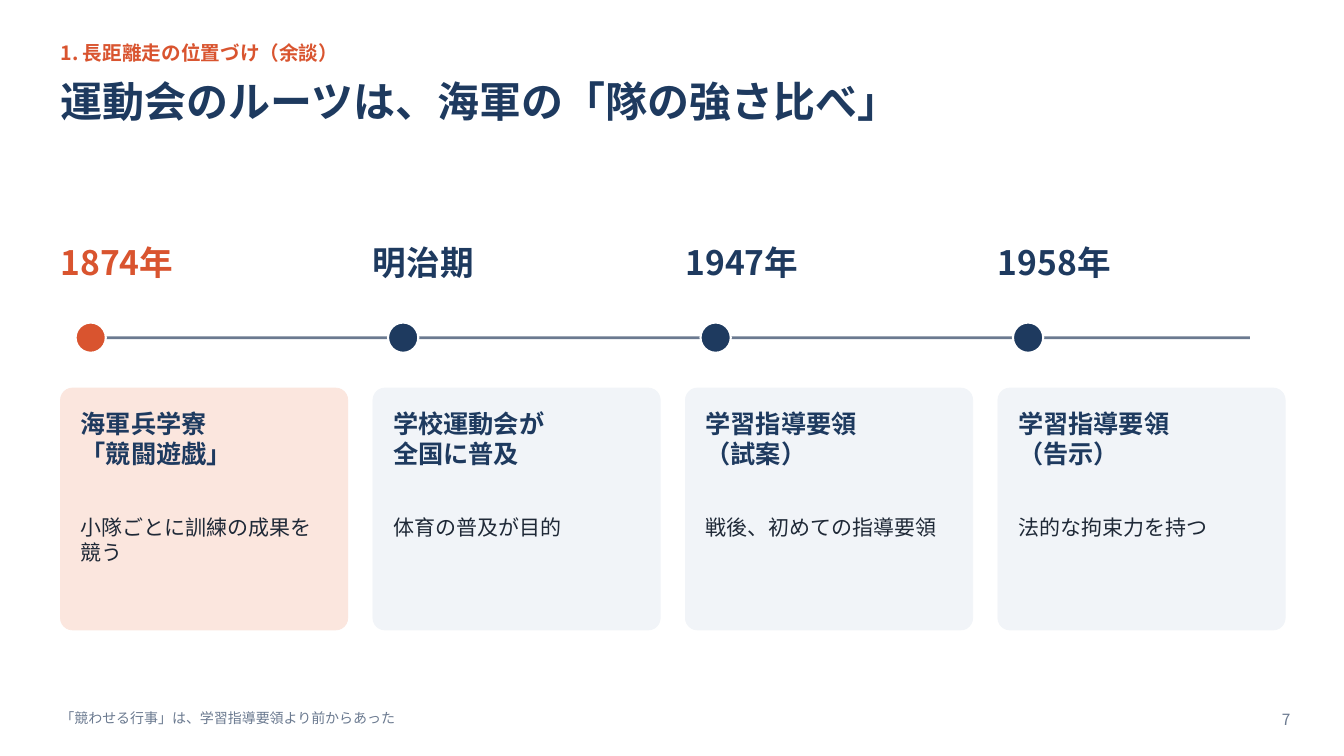
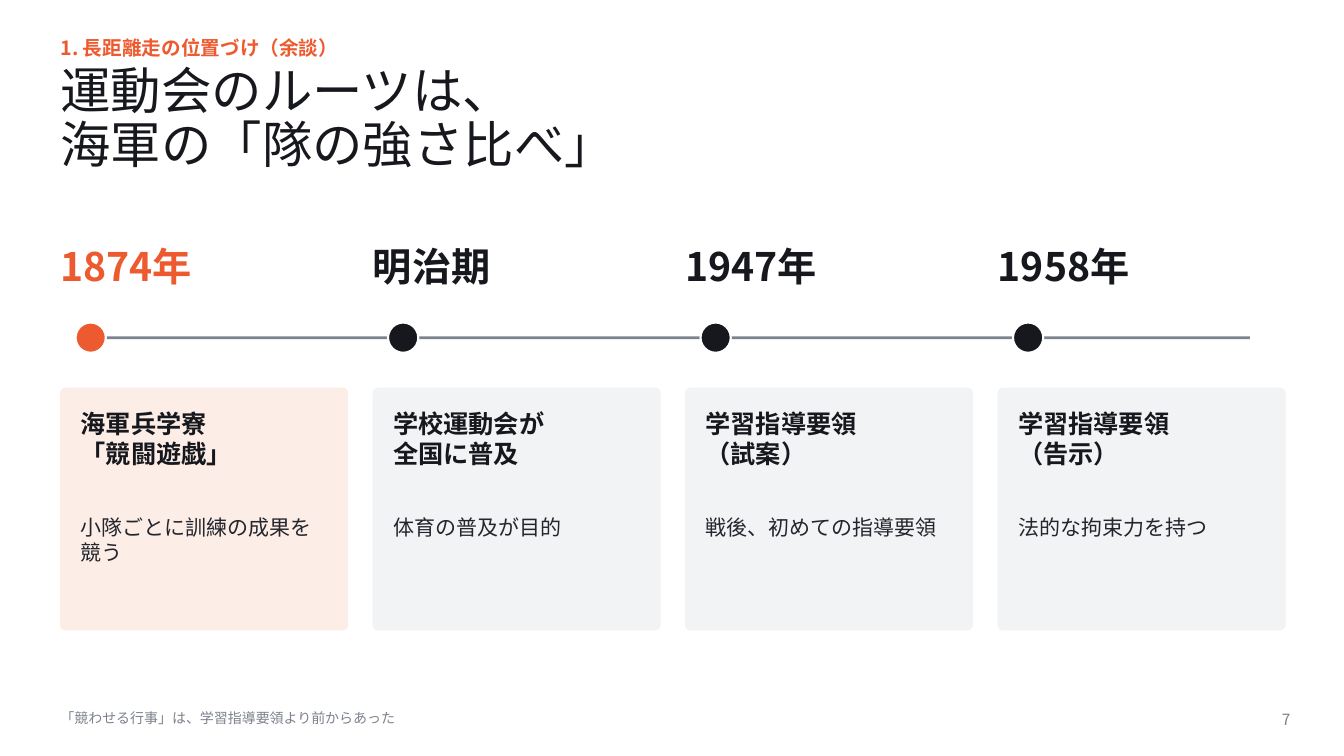
Before and after one commit to yokotaka21-cmyk/slide-longrun, a slide deck: slide 7 of マラソン大会に向けて_講義スライド.pptx. Drawn at 1344x756 pixels with LibreOffice and Linux fonts; fonts in the diff are those of the drawing. Boxes give left, top, right and bottom in pixels: in the first picture for what was removed or moved away, otherwise in the second. Text is boxed around its words. In the diff, an @@ line names an element or a change of style, - is before the commit and + after.

```diff
--- a/マラソン大会に向けて_講義スライド.pptx
+++ b/マラソン大会に向けて_講義スライド.pptx
@@ text "1. 長距離走の位置づけ（余談）" at bbox=[60, 38, 338, 57]: text colour #D9542F to #EE5A2F @@
@@ title at bbox=[60, 67, 614, 168]: text changed; size 30 to 36 pt; text colour #1E3A5F to #16181D; bold off @@
-運動会のルーツは、海軍の「隊の強さ比べ」
+運動会のルーツは、
+海軍の「隊の強さ比べ」
@@ text "1874年" at bbox=[60, 247, 192, 285]: size 24 to 28 pt, text colour #D9542F to #EE5A2F @@
@@ size 24 to 28 pt, text colour #1E3A5F to #16181D in 3 elements at bbox=[373, 247, 490, 285], bbox=[685, 247, 817, 285], bbox=[998, 247, 1130, 285] @@
@@ ellipse at bbox=[76, 323, 106, 353]: fill #D9542F to #EE5A2F @@
@@ fill #1E3A5F to #16181D in 3 elements at bbox=[388, 323, 418, 353], bbox=[701, 323, 731, 353], bbox=[1013, 323, 1044, 353] @@
@@ line (91, 338) - (1250, 338): stroke #6B7A90 2 pt to #7C828D 2 pt @@
@@ rounded rectangle at bbox=[60, 388, 348, 630]: fill #FBE6DE to #FCEDE7; outline #FBE6DE 0.5 pt to #FCEDE7 0.5 pt; proportions changed @@
@@ fill #F1F4F8 to #F2F3F5; outline #F1F4F8 0.5 pt to #F2F3F5 0.5 pt; proportions changed in 3 elements at bbox=[373, 388, 660, 630], bbox=[686, 388, 973, 630], bbox=[998, 388, 1286, 630] @@
@@ text colour #1E3A5F to #16181D in 4 elements at bbox=[81, 411, 232, 466], bbox=[393, 411, 544, 466], bbox=[706, 411, 857, 466], bbox=[1018, 411, 1169, 466] @@
@@ text "「競わせる行事」は、学習指導要領より前からあった" at bbox=[60, 711, 395, 724]: text colour #6B7A90 to #7C828D @@
@@ page number at bbox=[1282, 714, 1291, 725]: text colour #6B7A90 to #7C828D @@
```
Also in this commit, not shown: 31 other slides changed, 3 other files.
